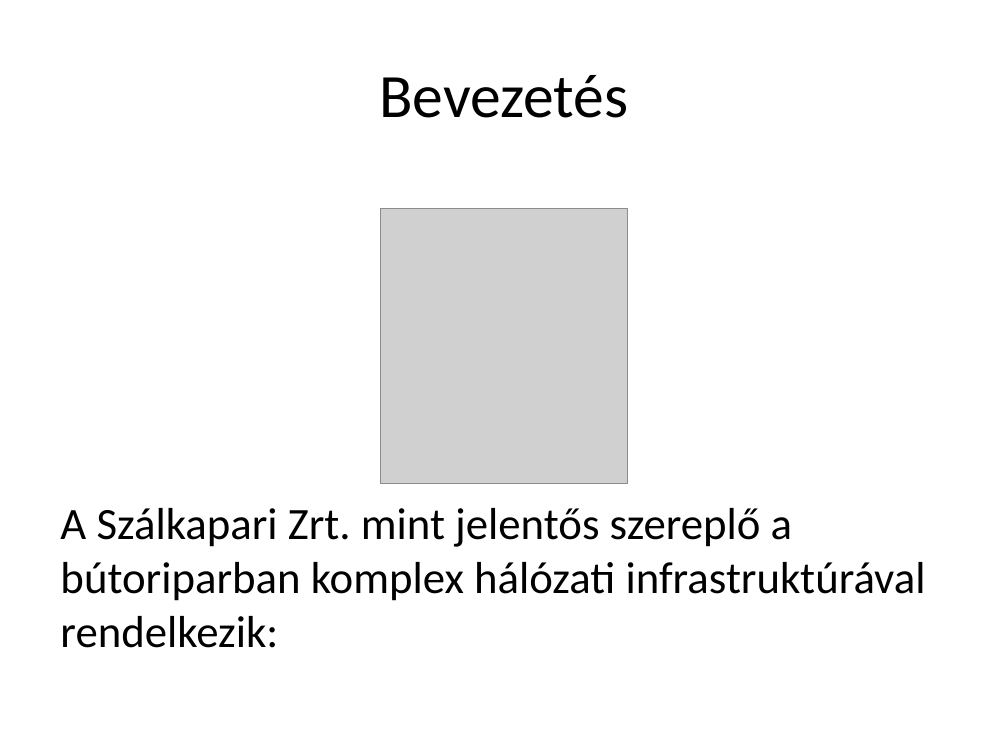
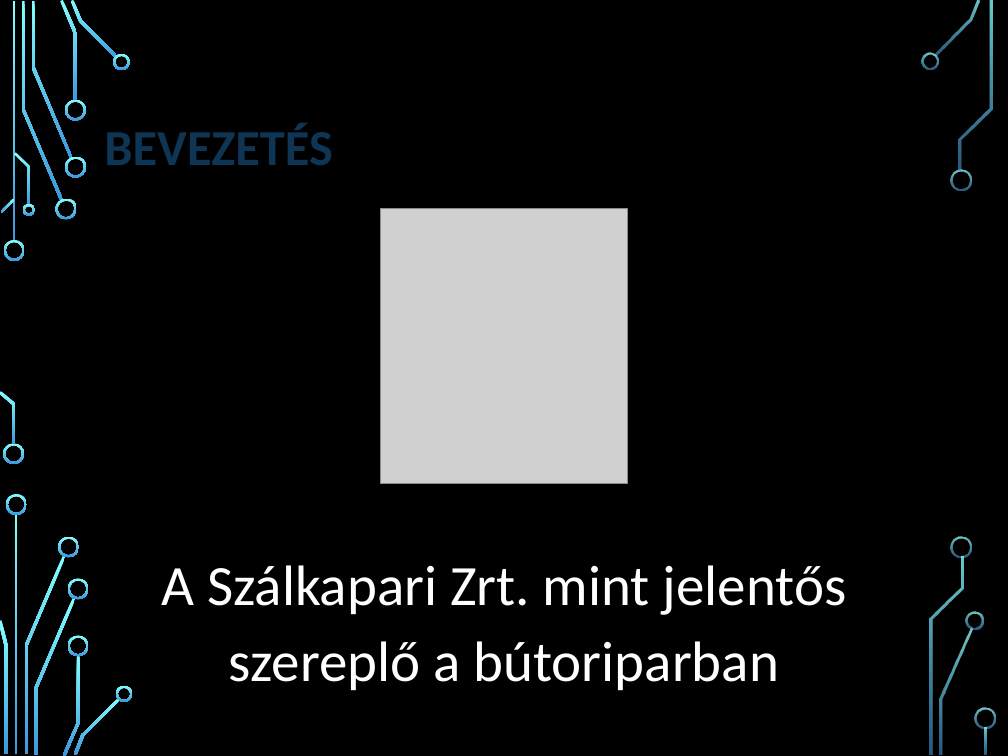
Before and after one commit to LocskaG/Uzemelteto_vizsgaremek_2024, a slide deck: slide 2 of BEMUTATÓ/Halozattervezesi_vizsgaremek_ppt.pptx. Drawn at 1008x756 pixels with LibreOffice and Linux fonts; fonts in the diff are those of the drawing; grey boxes stand for pictures; background and template pictures are left out. Boxes give left, top, right and bottom in pixels: in the first picture for what was removed or moved away, otherwise in the second. Text is boxed around its words. In the diff, an @@ line names an element or a change of style, - is before the commit and + after.

```diff
--- a/BEMUTATÓ/Halozattervezesi_vizsgaremek_ppt.pptx
+++ b/BEMUTATÓ/Halozattervezesi_vizsgaremek_ppt.pptx
@@ background #FFFFFF to picture (left out) @@
@@ title at [104,124,332,165]: text changed; size 44 to 36 pt; text colour #000000 to #0E3554; bold on @@
-Bevezetés
+BEVEZETÉS
@@ text at [161,565,847,691]: text changed; size 32 to 40.7 pt; text colour #000000 to #FFFFFF @@
-A Szálkapari Zrt. mint jelentős szereplő a bútoriparban komplex hálózati infrastruktúrával rendelkezik:
+A Szálkapari Zrt. mint jelentős szereplő a bútoriparban
@@ group added at [0,0,995,756]: 33 freeform shapes, 3 rectangles @@
```
Also in this commit, not shown: 13 other slides changed, 4 slides added, 4 slides removed.
